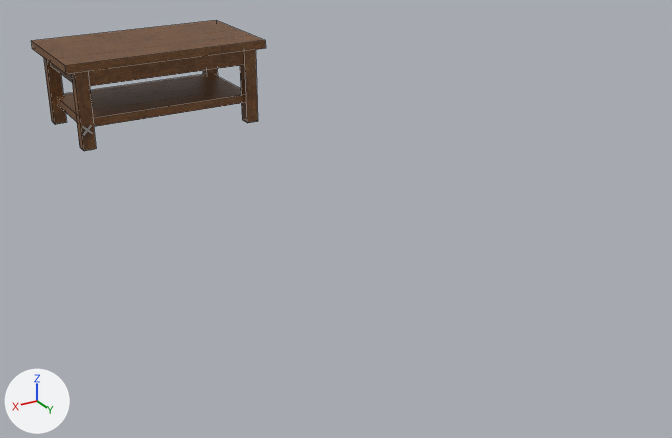
The FBX model Assets/Models/Livingroom_Stuffs/Livingroom_Table.fbx as it was, and as the next commit left it.
The view is the same before and after, from a 50 mm lens placed at (2.46, 2.99, 2.17), pointed at (-0.21, -1.47, -0.06). The axes (+X, +Y, +Z) are drawn at lower left. The lights are the same throughout. The picture after the commit comes second. Mesh edges are drawn as thin lines. Where no turn or scale is listed for an object, it has been applied to the vertices.

The older version as bpy lines, for what is in view:
```python
me_livingroom_table_001 = bpy.data.meshes.new('Livingroom_Table.001')
me_livingroom_table_001.from_pydata(...)  # 116 vertices, 89 faces; spans x -0.59..0.93, y -0.45..0.45, z 0.0..0.64
# faces by material slot: [76, 13]
me_livingroom_table_001.materials.append(mat_wood_furniture)
me_livingroom_table_001.materials.append(mat_bedroom_metal)
ob_livingroom_table = bpy.data.objects.new('Livingroom_Table', me_livingroom_table_001)
ob_livingroom_table.location = (-0.099, -3.746, -0.002)
```
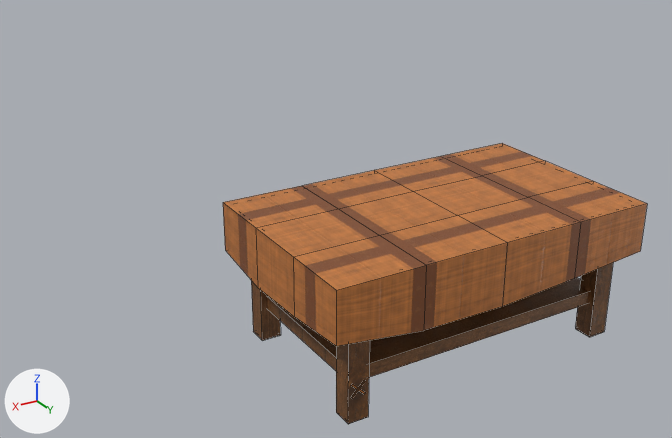
Where the change shows, as pixel boxes (x1, y1, x2, y2) in the pictures (672 x 438 px):
'Livingroom_Table', reshaped, moved (80% wider, 114% taller): before (31, 20, 266, 151); after (223, 143, 647, 424)
part 1 of me_livingroom_table_001, added (brown): after (223, 143, 647, 346)
part 2 of me_livingroom_table_001, recoloured: before (83, 125, 92, 135); after (351, 380, 365, 398)

Edits to the bpy script that builds the scene:
```text
Add img_floor_mat_albedo_png:
    img_floor_mat_albedo_png = load_image('floor_mat_albedo.png', '../../M_Textures/Combos/Floor_Matt_Stylize/floor_mat_albedo.png', 1024, 1024, 'sRGB')
Add mat_sofa_furniture:
    mat_sofa_furniture = bpy.data.materials.new('Sofa_Furniture')
    # uses the picture img_floor_mat_albedo_png
    # uses the picture img_wood_stylize_furniture_normal_png
    # uses the picture img_wood_stylize_furniture_roughness_png
Change me_livingroom_table_001:
    used by ob_livingroom_table; location = (-0.099, -3.746, -0.002)
    remove me_livingroom_table_001.from_pydata(...)  # 116 vertices, 89 faces; spans x -0.59..0.93, y -0.45..0.45, z 0.0..0.64
    add me_livingroom_table_001.from_pydata(...)  # 150 vertices, 115 faces; spans x -0.61..0.95, y -0.48..0.48, z 0.0..0.64
    me_livingroom_table_001 part 1: a new loose piece of 34 vertices spanning x -0.61..0.95, y -0.48..0.48, z 0.36..0.64, in mat_sofa_furniture
    me_livingroom_table_001 part 2: 13 faces spanning x 0.78..0.85, y 0.42, z 0.12..0.18 switch from mat_bedroom_metal to mat_sofa_furniture
Change ob_livingroom_table:
    ob_livingroom_table.location: (-0.099, -3.746, -0.002) -> (0.0, 0.0, 0.0)
```
